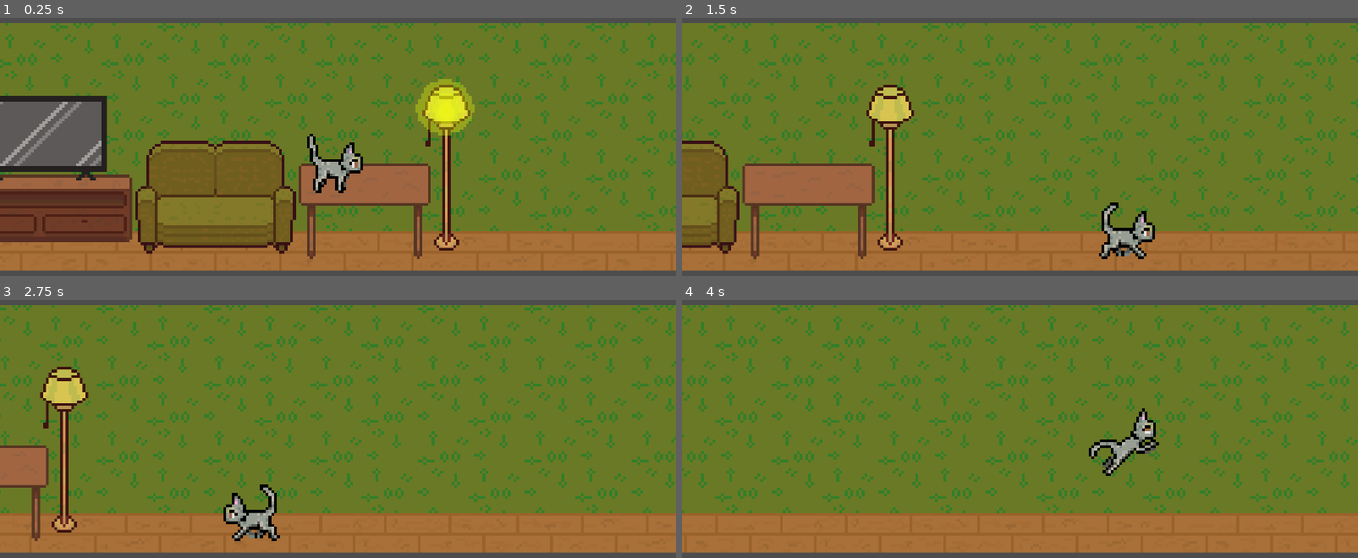
Above: before the commit, frames 1-4 (two rows, left to right).
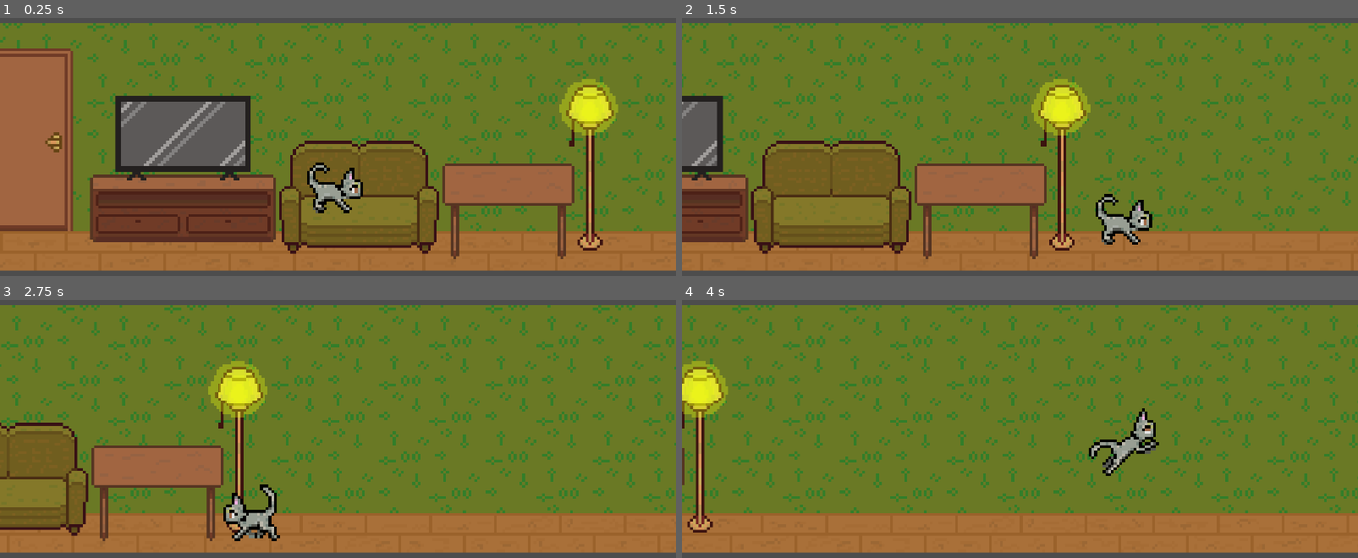
Above: after the commit, the same moments.

Repository: Treno1/NaughtyCat
Game: Godot game, scene res://scenes/game.tscn
The game is run twice, just before and just after one commit, with the same random seed, the same clock (stepped at 60 frames per second) and the same inputs.
Inputs:
- Up to frame 1 (0.25 s): no input
- Up to frame 2 (1.5 s): hold D (move_right) from 0.53 s (still down); tap E (interact) at 0.6, 1.35 s; tap Space (jump) at 0.77 s
- Up to frame 3 (2.75 s): tap Space (jump) at 1.52 s; release D (move_right) at 2.03 s; hold A (move_left) from 2.03 s (still down); tap E (interact) at 2.1 s
- Up to frame 4 (4 s): release A (move_left) at 2.78 s; hold D (move_right) from 2.78 s (still down); tap E (interact) at 2.85, 3.6 s; tap Space (jump) at 3.02, 3.77 s

The runs differ from the first frame. In frame 1, 45% of the frame differs, in the area x 0-100%, y 1-94%; in frame 2, 32%; in frame 3, 23%; in frame 4, 15%.

Commit message:
Couch scratch

Diff:
--- a/scenes/game.tscn
+++ b/scenes/game.tscn
@@ -6,6 +6,10 @@
 [ext_resource type="PackedScene" uid="uid://cocn3nc3mwbvg" path="res://scenes/landing_collision.tscn" id="3_lnu2h"]
 [ext_resource type="Script" uid="uid://ctt0lym4c002t" path="res://scripts/interactable_sprite.gd" id="5_p57ef"]
 [ext_resource type="Texture2D" uid="uid://dcmvcs5mo5ski" path="res://assets/sprites/lvl1/Lamp On.png" id="6_p57ef"]
+[ext_resource type="Texture2D" uid="uid://dbmrc5i2ah281" path="res://assets/sprites/lvl1/Scratches - Couch scratch 1.png" id="7_0tnpc"]
+[ext_resource type="Texture2D" uid="uid://clfenjtshp1ie" path="res://assets/sprites/lvl1/Scratches - Couch scratch 2.png" id="8_vtaks"]
+[ext_resource type="Texture2D" uid="uid://ck7e81bgj6d2p" path="res://assets/sprites/lvl1/Scratches - Couch scratch 3.png" id="9_kvpfn"]
+[ext_resource type="Script" uid="uid://cdgbl8e0ph2uw" path="res://scripts/interactable_scratch.gd" id="10_vtaks"]
 
 [sub_resource type="WorldBoundaryShape2D" id="WorldBoundaryShape2D_uwrxv"]
 
@@ -49,6 +53,37 @@
 [sub_resource type="CapsuleShape2D" id="CapsuleShape2D_lbhrr"]
 radius = 3.0
 
+[sub_resource type="SpriteFrames" id="SpriteFrames_dinhu"]
+animations = [{
+"frames": [{
+"duration": 1.0,
+"texture": ExtResource("7_0tnpc")
+}],
+"loop": true,
+"name": &"1",
+"speed": 5.0
+}, {
+"frames": [{
+"duration": 1.0,
+"texture": ExtResource("8_vtaks")
+}],
+"loop": true,
+"name": &"2",
+"speed": 5.0
+}, {
+"frames": [{
+"duration": 1.0,
+"texture": ExtResource("9_kvpfn")
+}],
+"loop": true,
+"name": &"3",
+"speed": 5.0
+}]
+
+[sub_resource type="CapsuleShape2D" id="CapsuleShape2D_vtaks"]
+radius = 3.0
+height = 16.0
+
 [node name="Game" type="Node2D"]
 script = ExtResource("1_lbhrr")
 
@@ -57,7 +92,7 @@
 texture = ExtResource("1_yqjtg")
 
 [node name="Player" parent="." instance=ExtResource("1_uwrxv")]
-position = Vector2(42, 30)
+position = Vector2(-9, 15)
 
 [node name="Camera2D" type="Camera2D" parent="Player"]
 position = Vector2(0, -36)
@@ -165,24 +200,44 @@
 [node name="CollisionShape2D" type="CollisionShape2D" parent="FloorLanding"]
 shape = SubResource("WorldBoundaryShape2D_kvpfn")
 
-[node name="Lamp" type="Node" parent="."]
-
-[node name="LampSwitch" type="Area2D" parent="Lamp" node_paths=PackedStringArray("target_sprite")]
+[node name="Interactables" type="Node" parent="."]
+
+[node name="LampSwitch" type="Area2D" parent="Interactables" node_paths=PackedStringArray("target_sprite")]
 position = Vector2(76, 18)
 collision_layer = 4
 collision_mask = 0
 script = ExtResource("5_p57ef")
-target_sprite = NodePath("../LampLight")
-
-[node name="CollisionShape2D" type="CollisionShape2D" parent="Lamp/LampSwitch"]
+target_sprite = NodePath("LampLight")
+
+[node name="LampLight" type="Sprite2D" parent="Interactables/LampSwitch"]
+position = Vector2(4, -12)
+texture = ExtResource("6_p57ef")
+
+[node name="CollisionShape2D" type="CollisionShape2D" parent="Interactables/LampSwitch"]
 shape = SubResource("CapsuleShape2D_lbhrr")
 
-[node name="LampLight" type="Sprite2D" parent="Lamp"]
-position = Vector2(80, 6)
-texture = ExtResource("6_p57ef")
-
-[connection signal="body_entered" from="Lamp/LampSwitch" to="Lamp/LampSwitch" method="_on_body_entered"]
-[connection signal="body_exited" from="Lamp/LampSwitch" to="Lamp/LampSwitch" method="_on_body_exited"]
+[node name="Area2D" type="Area2D" parent="Interactables" node_paths=PackedStringArray("target_sprites")]
+position = Vector2(-26, 46)
+collision_layer = 4
+collision_mask = 0
+script = ExtResource("10_vtaks")
+target_sprites = NodePath("ScratchSprite")
+
+[node name="ScratchSprite" type="AnimatedSprite2D" parent="Interactables/Area2D"]
+visible = false
+position = Vector2(2, 0)
+sprite_frames = SubResource("SpriteFrames_dinhu")
+animation = &"1"
+autoplay = "1"
+
+[node name="CollisionShape2D" type="CollisionShape2D" parent="Interactables/Area2D"]
+position = Vector2(0, 3)
+shape = SubResource("CapsuleShape2D_vtaks")
+
+[connection signal="body_entered" from="Interactables/LampSwitch" to="Interactables/LampSwitch" method="_on_body_entered"]
+[connection signal="body_exited" from="Interactables/LampSwitch" to="Interactables/LampSwitch" method="_on_body_exited"]
+[connection signal="area_shape_entered" from="Interactables/Area2D" to="Interactables/Area2D" method="_on_area_shape_entered"]
+[connection signal="area_shape_exited" from="Interactables/Area2D" to="Interactables/Area2D" method="_on_area_shape_exited"]
 
 [editable path="Surfaces/TvStand/Landing5"]
 [editable path="Surfaces/CouchSit/Landing4"]
--- a/scenes/player.tscn
+++ b/scenes/player.tscn
@@ -251,6 +251,8 @@
 script = ExtResource("1_g2els")
 
 [node name="PlayerSprite" type="AnimatedSprite2D" parent="."]
+z_index = 10
+z_as_relative = false
 position = Vector2(0, -16)
 sprite_frames = SubResource("SpriteFrames_smehm")
 animation = &"poke"
@@ -270,7 +272,6 @@
 }
 
 [node name="InteractSprite" type="AnimatedSprite2D" parent="."]
-visible = false
 z_index = 10
 position = Vector2(0, -27)
 sprite_frames = SubResource("SpriteFrames_f1ej7")
--- /dev/null
+++ b/scripts/interactable_scratch.gd
@@ -0,0 +1,31 @@
+extends Interactable
+
+# Animations names should be 1,2,3,4 etc
+@export var target_sprites: AnimatedSprite2D = null
+@export var animations_count: int = 3
+
+var scratch_cnt := 0
+
+func interact() -> void:
+	if target_sprites == null or scratch_cnt >= animations_count:
+		return
+
+	scratch_cnt+=1
+
+	if scratch_cnt == 1:
+		target_sprites.visible=true
+
+	target_sprites.play(str(scratch_cnt))
+
+	if scratch_cnt >= animations_count:
+		self.monitorable = false
+		self.monitoring = false
+
+
+
+func _on_area_shape_entered(area_rid: RID, area: Area2D, area_shape_index: int, local_shape_index: int) -> void:
+	pass # Replace with function body.
+
+
+func _on_area_shape_exited(area_rid: RID, area: Area2D, area_shape_index: int, local_shape_index: int) -> void:
+	pass # Replace with function body.
--- a/scripts/player.gd
+++ b/scripts/player.gd
@@ -6,9 +6,12 @@
 
 @onready var animated_sprite: AnimatedSprite2D = $PlayerSprite
 @onready var animation_player: AnimationPlayer = $AnimationPlayer
-@onready var collision_shape: CollisionShape2D = $CollisionShape2D
+@onready var collision_shape: CollisionShape2D = $InteractSprite/InteractArea/CollisionShape2D
+@onready var _collision_x_pos = collision_shape.position.x
+@onready var interact_sprite: AnimatedSprite2D = $InteractSprite
 
 var _is_poking := false
+
 
 #region landings
 var _landings := []
@@ -26,6 +29,8 @@
 
 func _ready() -> void:
 	Game.player = self
+	interact_sprite.visible = false
+
 
 
 func _physics_process(delta: float) -> void:
@@ -46,8 +51,10 @@
 	# Flip the sprite
 	if direction > 0:
 		animated_sprite.flip_h = false
+		collision_shape.position.x = _collision_x_pos
 	elif direction < 0:
 		animated_sprite.flip_h = true
+		collision_shape.position.x = _collision_x_pos * -1
 
 	# Play animations
 	# Interact
Binary file removed: assets/sprites/lvl1/Couch Scratch.png
Binary file added: assets/sprites/lvl1/Scratches - Couch scratch 1.png
Not shown, added: assets/sprites/lvl1/Scratches - Couch scratch 1.png.import
Binary file added: assets/sprites/lvl1/Scratches - Couch scratch 2.png
Not shown, added: assets/sprites/lvl1/Scratches - Couch scratch 2.png.import
Binary file added: assets/sprites/lvl1/Scratches - Couch scratch 3.png
Not shown, changed: assets/sprites/lvl1/Scratches - Couch scratch 3.png.import
Not shown: 1 places in scenes/game.tscn that only renumber resources
Not shown, added: scripts/interactable_scratch.gd.uid
